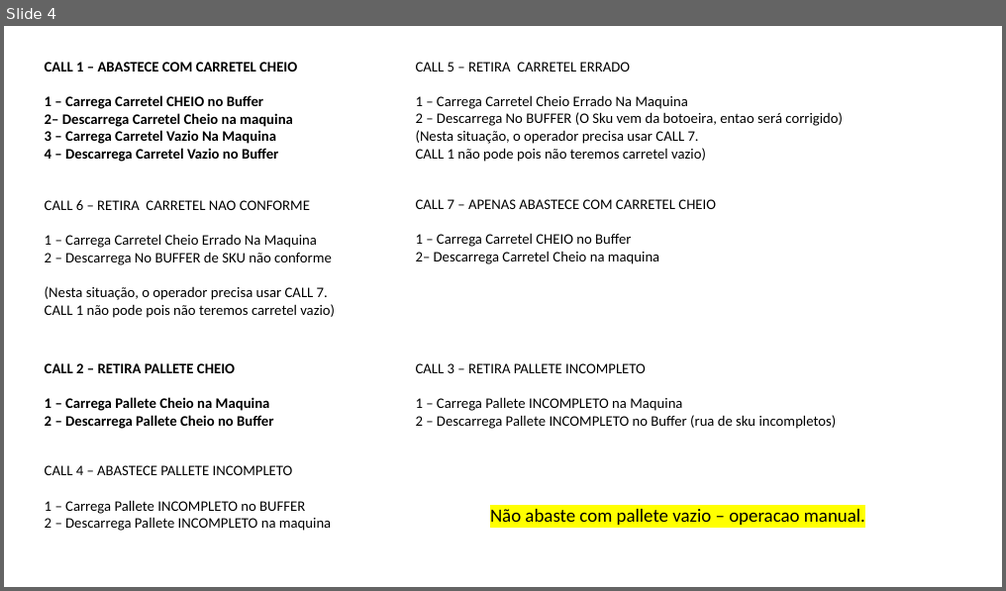
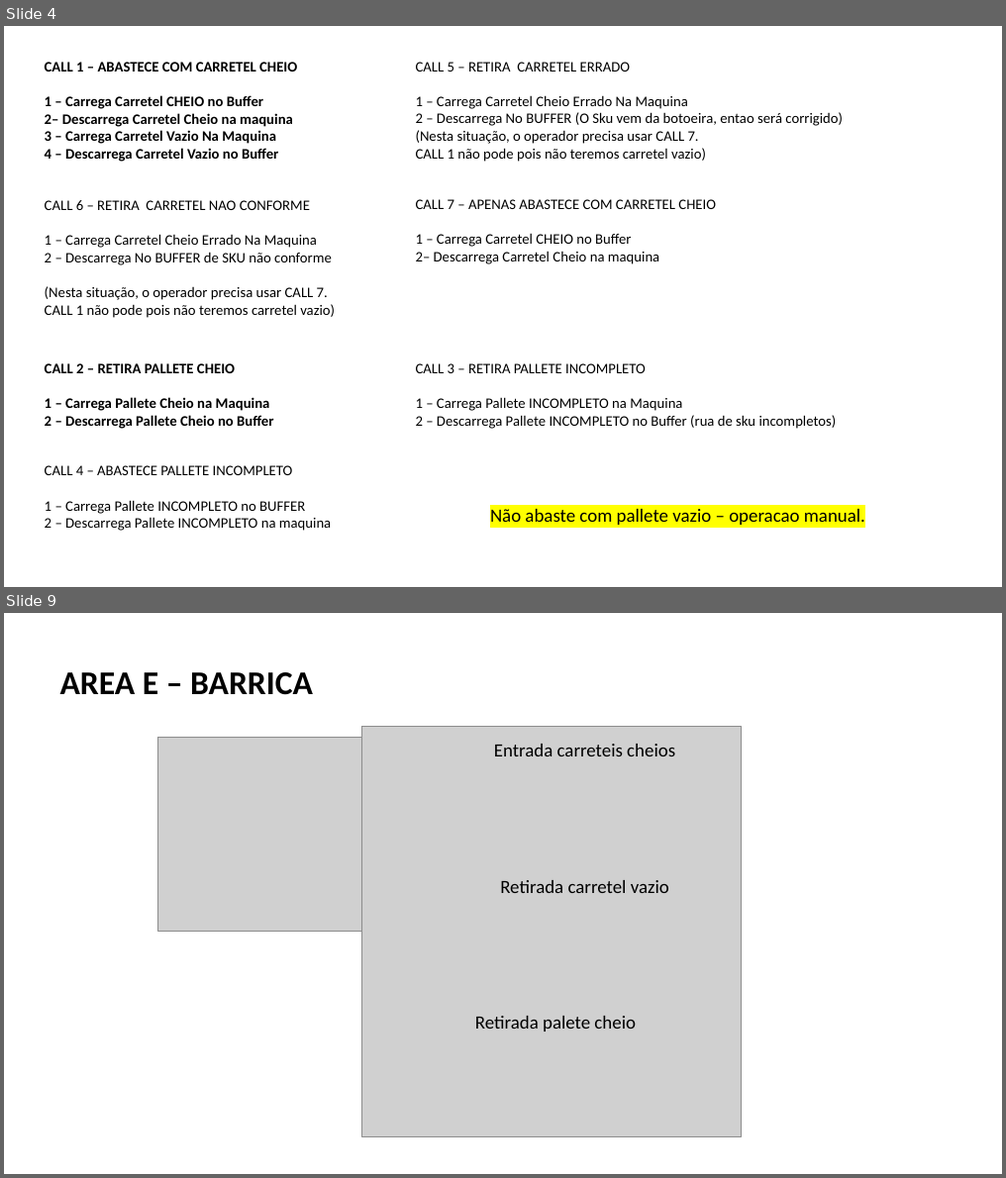
Before and after one commit to fdmartins/tunkers-warehouse-manager, a slide deck: docs/PROCESSO DETALHADO FABIO.pptx. Shown one above the other, each under a label of ours: slide 4 before the commit, slides 4 and 9 after it; the slides between them are not shown. The pictures are 1006x591 and 1006x1178 pixels, drawn with LibreOffice and Linux fonts; fonts in the diff are those of the drawing; grey boxes stand for pictures. Boxes give left, top, right and bottom in pixels: in the first picture for what was removed or moved away, otherwise in the second. Text is boxed around its words. In the diff, an @@ line names an element or a change of style, - is before the commit and + after.

Commit message:
testado em automatico - REENROLADOR - SPIDER - BARRICA - CAPA CAPA

```diff
--- a/docs/PROCESSO DETALHADO FABIO.pptx
+++ b/docs/PROCESSO DETALHADO FABIO.pptx
@@ slide 9 added at [4,613,1002,1174], background #FFFFFF @@
@@ text added at [60,672,313,695], 32 pt, text #000000, bold @@
+AREA E – BARRICA
@@ picture added at [361,726,742,1137] @@
@@ picture added at [158,738,361,932] @@
@@ text added at [494,744,675,757], 18 pt, text #000000 @@
+Entrada carreteis cheios
@@ text added at [500,880,669,893], 18 pt, text #000000 @@
+Retirada carretel vazio
@@ text added at [475,1016,636,1032], 18 pt, text #000000 @@
+Retirada palete cheio
```
Also in this commit, not shown: 14 other slides added, 59 other files.
